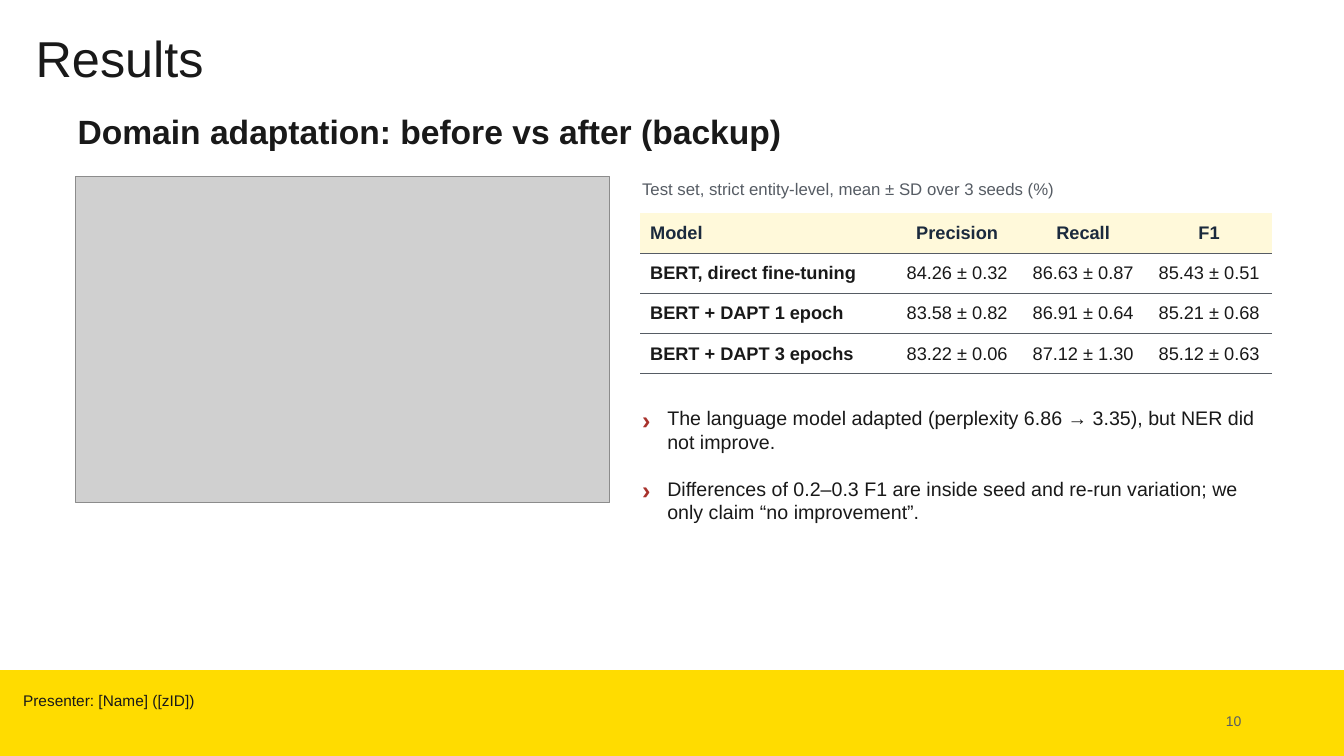
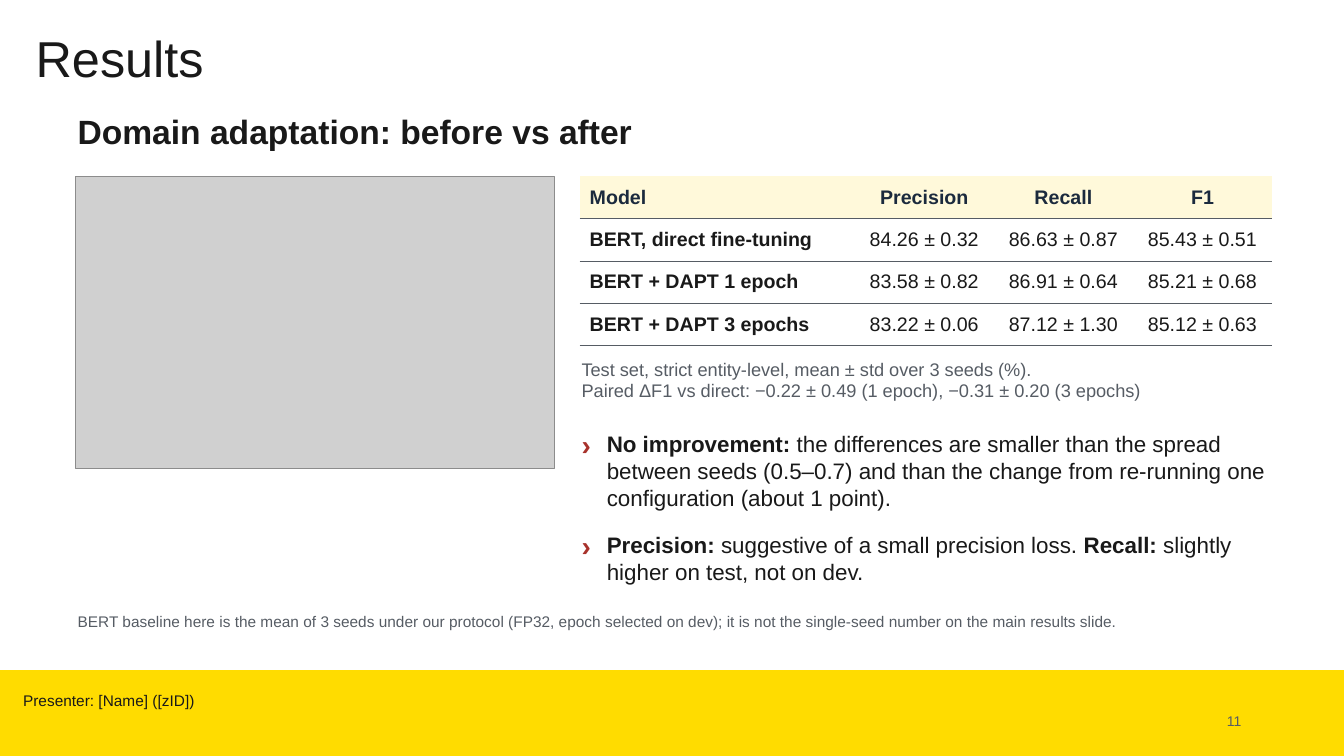
Before and after one commit to lofty14/bert-ner-baseline, a slide deck: slide 3 of dapt/slide9_domain_adaptation.pptx (slide 2 before the commit). Drawn at 1344x756 pixels with LibreOffice and Linux fonts; fonts in the diff are those of the drawing; grey boxes stand for pictures; background and template pictures are left out. Boxes give left, top, right and bottom in pixels: in the first picture for what was removed or moved away, otherwise in the second. Text is boxed around its words. In the diff, an @@ line names an element or a change of style, - is before the commit and + after.

```diff
--- a/dapt/slide9_domain_adaptation.pptx
+++ b/dapt/slide9_domain_adaptation.pptx
@@ text at box(78, 119, 632, 151): text changed @@
-Domain adaptation: before vs after (backup)
+Domain adaptation: before vs after
@@ picture: place and size @@
-picture at box(76, 176, 610, 503)
+picture at box(76, 176, 555, 469)
@@ table at box(580, 176, 1272, 346) @@
@@ size 13 to 14 pt @@
@@ table: place and size @@
-table at box(640, 213, 1272, 374)
+table at box(580, 176, 1272, 346)
@@ text removed at box(642, 183, 1023, 199) @@
-Test set, strict entity-level, mean ± SD over 3 seeds (%)
@@ text added at box(582, 363, 1141, 401), 13 pt, text #565C64 @@
+Test set, strict entity-level, mean ± std over 3 seeds (%).
+Paired ΔF1 vs direct: −0.22 ± 0.49 (1 epoch), −0.31 ± 0.20 (3 epochs)
@@ text "›" at box(580, 425, 605, 511): size 18 to 20 pt @@
@@ text "›": place and size @@
-text "›" at box(640, 402, 665, 458)
+text "›" at box(580, 425, 605, 511)
@@ text at box(607, 435, 1264, 511): text changed; size 14 to 16 pt @@
-The language model adapted (perplexity 6.86 → 3.35), but NER did not improve.
+No improvement: the differences are smaller than the spread between seeds (0.5–0.7) and than the change from re-running one configuration (about 1 point).
@@ text "›": place and size @@
-text "›" at box(640, 473, 665, 528)
+text "›" at box(580, 526, 605, 587)
@@ text "›" at box(580, 526, 605, 587): size 18 to 20 pt @@
@@ text at box(607, 536, 1231, 585): text changed; size 14 to 16 pt @@
-Differences of 0.2–0.3 F1 are inside seed and re-run variation; we only claim “no improvement”.
+Precision: suggestive of a small precision loss. Recall: slightly higher on test, not on dev.
@@ text added at box(78, 616, 1116, 630), 11 pt, text #565C64 @@
+BERT baseline here is the mean of 3 seeds under our protocol (FP32, epoch selected on dev); it is not the single-seed number on the main results slide.
@@ text at box(1227, 716, 1241, 726): text changed @@
-10
+11
```
Also in this commit, not shown: 1 other slide changed, 2 slides added, 1 other file.
